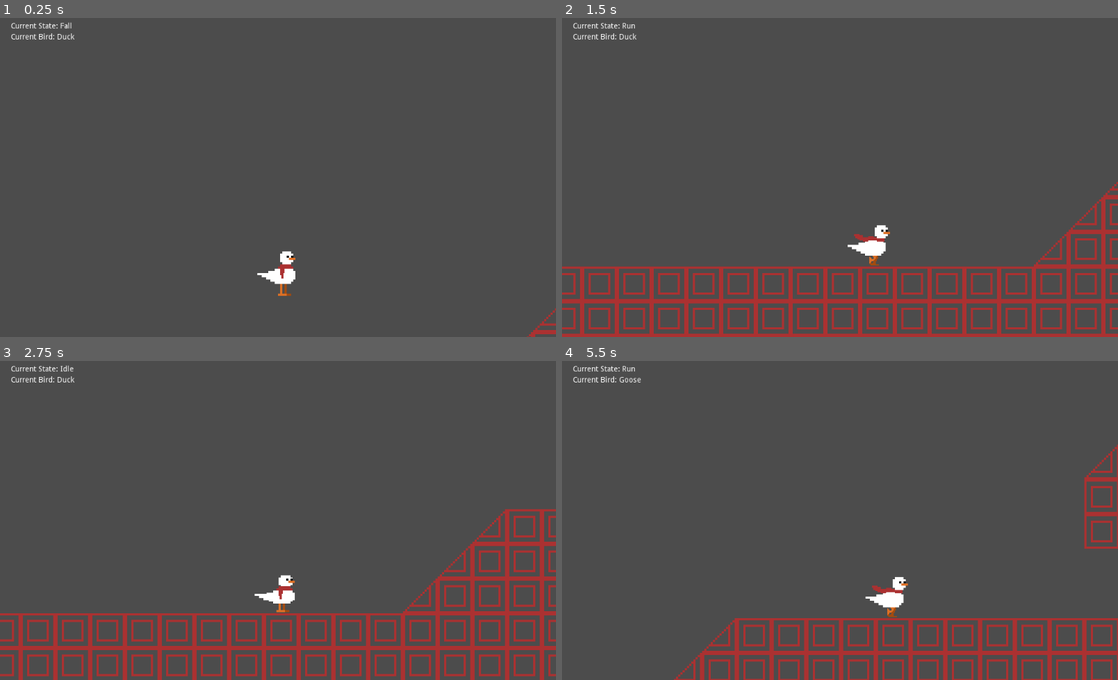
Above: before the commit, frames 1-4 (two rows, left to right).
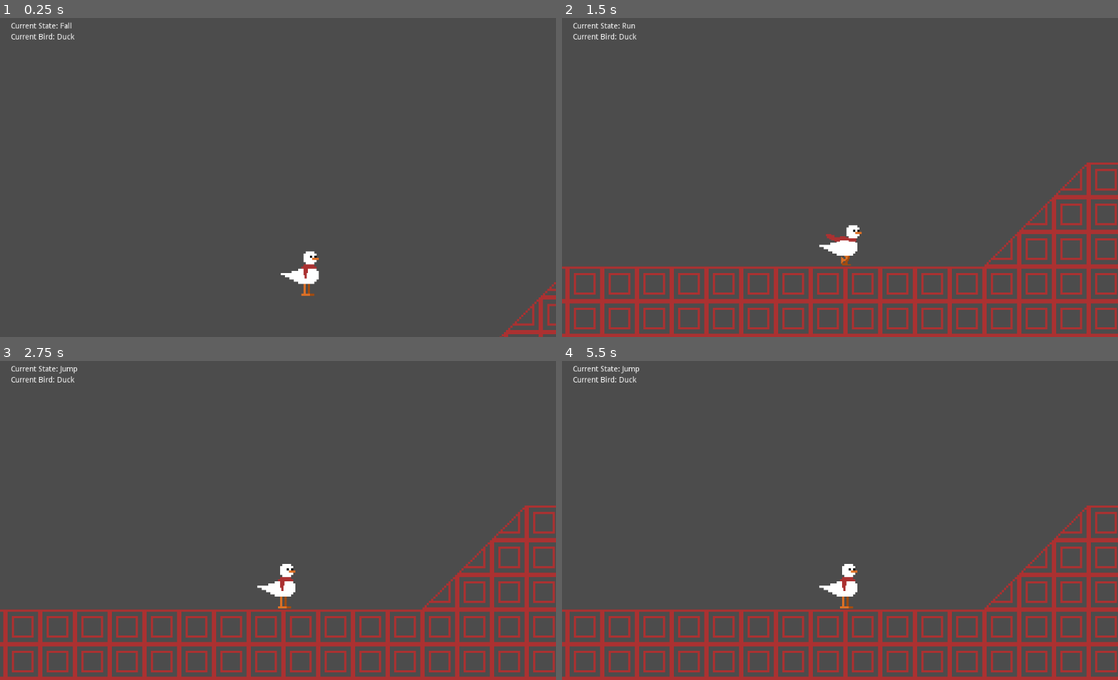
Above: after the commit, the same moments.

Repository: Zenza235/go-duck-goose
Game: Godot game, scene res://levels/MovementTest.tscn
The game is run twice, just before and just after one commit, with the same random seed, the same clock (stepped at 60 frames per second) and the same inputs. After the commit the project has no main scene; this scene is started directly in both runs.
Inputs:
- Up to frame 1 (0.25 s): no input
- Up to frame 2 (1.5 s): hold S (crouch) 0.53-1.28 s; hold D (move_right) from 0.53 s (still down); tap W (jump) at 0.77, 1.07 s; tap Alt (switch, bound only before the commit) at 0.8, 1.35 s
- Up to frame 3 (2.75 s): tap W (jump) at 1.52, 1.55, 1.82, 2.1 s; release D (move_right) at 2.03 s; hold A (move_left) from 2.03 s (still down); hold S (crouch) from 2.03 s (still down)
- Up to frame 4 (5.5 s): release A (move_left) at 2.78 s; release S (crouch) at 2.78 s; hold D (move_right) 2.78-4.28 s; tap S (crouch) at 2.85, 4.35 s; tap W (jump) at 3.02, 3.32, 3.77, 3.8, 4.07, 4.52, 4.82 s; tap Alt (switch, bound only before the commit) at 3.05 s; hold Alt (switch, bound only before the commit) 3.53-4.28 s; hold A (move_left) 4.28-5.03 s; hold D (move_right) from 5.03 s (still down); hold Alt (switch, bound only before the commit) from 5.03 s (still down)

The runs differ from the first frame. In frame 1, 1.1% of the frame differs, in the area x 46-100%, y 72-100%; in frame 2, 10%; in frame 3, 16%, in the area x 0-100%, y 1-100%; in frame 4, 14%.
Error after the commit: Invalid get index 'DIRECTION_RIGHT' (on base: 'KinematicBody2D (Player.gd)'). (res://player/states/Run.gd:26)

Commit message:
need to resolve direction issues

Diff:
--- a/levels/MovementTest.tscn
+++ b/levels/MovementTest.tscn
@@ -4,19 +4,19 @@
 [ext_resource path="res://player/Player.tscn" type="PackedScene" id=2]
 [ext_resource path="res://ui/HUD.tscn" type="PackedScene" id=3]
 
+[sub_resource type="ConvexPolygonShape2D" id=1]
+points = PoolVector2Array( 0, 0, 32, 0, 32, 32, 0, 32 )
+
 [sub_resource type="ConvexPolygonShape2D" id=2]
 points = PoolVector2Array( 0, 0, 32, 0, 32, 32, 0, 32 )
 
 [sub_resource type="ConvexPolygonShape2D" id=3]
-points = PoolVector2Array( 0, 0, 32, 0, 32, 32, 0, 32 )
+points = PoolVector2Array( 32, 32, 32, 32, 0, 32, 32, 0, 32, 32 )
 
 [sub_resource type="ConvexPolygonShape2D" id=4]
-points = PoolVector2Array( 32, 32, 32, 32, 0, 32, 32, 0, 32, 32 )
-
-[sub_resource type="ConvexPolygonShape2D" id=5]
 points = PoolVector2Array( 32, 32, 0, 32, 0, 0, 0, 0 )
 
-[sub_resource type="TileSet" id=1]
+[sub_resource type="TileSet" id=5]
 0/name = "platform_tm.png 0"
 0/texture = ExtResource( 1 )
 0/tex_offset = Vector2( 0, 0 )
@@ -67,9 +67,8 @@
 [node name="Node2D" type="Node2D"]
 
 [node name="TileMap" type="TileMap" parent="."]
-tile_set = SubResource( 1 )
+tile_set = SubResource( 5 )
 cell_size = Vector2( 32, 32 )
-show_collision = true
 format = 1
 tile_data = PoolIntArray( 65524, 0, 3, 99, 0, 3, 131060, 0, 3, 65635, 0, 3, 196596, 0, 3, 131171, 0, 3, 262132, 0, 3, 1 …(16506 unchanged characters)…
 
--- a/player/Player.gd
+++ b/player/Player.gd
@@ -4,48 +4,43 @@
 signal changed_bird(bird_name)
 
 export var init_bird := NodePath()
-
-onready var bird = get_node(init_bird)
-onready var anim_player = get_node("AnimationPlayer")
+onready var curr_bird = get_node(init_bird)
+onready var anim_player = $AnimationPlayer
 
 const GRAVITY = 2000
 
+# player movement
+var velocity := Vector2.ZERO
+
+# player attributes
 var move_spd
 var air_spd
 var jump_spd
-
 var num_jumps
 var curr_jumps
 
-var move_dir = 0
-var facing_right = true
-
-var velocity := Vector2.ZERO
-
 func _ready():
-
-
-	set_attr_to(bird)
+	switch_to(init_bird)
 	curr_jumps = num_jumps
-	emit_signal("changed_bird", bird.name)
 
 func _input(event: InputEvent) -> void:
 	if event.is_action_pressed("switch"):
-		if bird == $Duck:
+		if curr_bird == $Duck:
 			switch_to("Goose")
-		elif bird == $Goose:
+		elif curr_bird == $Goose:
 			switch_to("Duck")
 
 		if self.is_on_floor():
 			curr_jumps = num_jumps
 
+
+# stance change functions
 func switch_to(target_bird_name: String) -> void:
-	bird = get_node(target_bird_name)
-	set_attr_to(bird)
-	emit_signal("changed_bird", bird.name)
+	curr_bird = get_node(target_bird_name)
 
-func set_attr_to(b: Node) -> void:
-	self.move_spd = b.MOVE_SPEED
-	self.air_spd = b.AIR_SPEED
-	self.jump_spd = b.JUMP_SPEED
-	self.num_jumps = b.NUM_JUMPS
+	self.move_spd = curr_bird.MOVE_SPEED
+	self.air_spd = curr_bird.AIR_SPEED
+	self.jump_spd = curr_bird.JUMP_SPEED
+	self.num_jumps = curr_bird.NUM_JUMPS
+
+	emit_signal("changed_bird", curr_bird.name)
--- a/player/Player.tscn
+++ b/player/Player.tscn
@@ -112,8 +112,7 @@
 "values": [ Rect2( 128, 144, 64, 48 ), Rect2( 192, 144, 64, 48 ) ]
 }
 
-[sub_resource type="Animation" id=7]
-resource_name = "duck_run"
+[sub_resource type="Animation" id=8]
 length = 0.4
 loop = true
 tracks/0/type = "value"
@@ -158,17 +157,17 @@
 [node name="DuckSprite" type="Sprite" parent="."]
 texture = ExtResource( 1 )
 region_enabled = true
-region_rect = Rect2( 0, 16, 64, 48 )
+region_rect = Rect2( 128, 16, 64, 48 )
 
 [node name="DuckCollision" type="CollisionShape2D" parent="."]
 position = Vector2( 6, 3.5 )
-shape = SubResource( 6 )
+shape = SubResource( 1 )
 
 [node name="AnimationPlayer" type="AnimationPlayer" parent="."]
-anims/RESET = SubResource( 3 )
-anims/duck_crouch = SubResource( 4 )
-anims/duck_idle = SubResource( 5 )
-anims/duck_jump = SubResource( 9 )
-anims/duck_jumpsquat = SubResource( 8 )
-anims/duck_land = SubResource( 10 )
-anims/duck_run = SubResource( 7 )
+anims/RESET = SubResource( 2 )
+anims/duck_crouch = SubResource( 3 )
+anims/duck_idle = SubResource( 4 )
+anims/duck_jump = SubResource( 5 )
+anims/duck_jumpsquat = SubResource( 6 )
+anims/duck_land = SubResource( 7 )
+anims/duck_run = SubResource( 8 )
--- a/player/states/Fall.gd
+++ b/player/states/Fall.gd
@@ -10,7 +10,12 @@
 	var move_dir = 0
 	move_dir = Input.get_action_strength("move_right") - Input.get_action_strength("move_left")
 
-	p.velocity.x = p.air_spd * move_dir
+	if move_dir < 0:
+		p.set_direction(p.DIRECTION_LEFT)
+	elif move_dir > 0:
+		p.set_direction(p.DIRECTION_RIGHT)
+
+	p.velocity.x = p.air_spd
 	p.velocity.y += p.GRAVITY * delta
 
 	var snap_vec = p.transform.y * 8
@@ -19,7 +24,6 @@
 
 	if p.is_on_floor():
 		p.curr_jumps = p.num_jumps
-		p.anim_player.play("duck_land")
 		if move_dir == 0:
 			state_machine.transition_to("Idle")
 		else:
--- a/player/states/Idle.gd
+++ b/player/states/Idle.gd
@@ -1,10 +1,7 @@
 # idle state
 extends PlayerState
 
-var may_jump = 0.5
-
 func enter() -> void:
-	p.move_dir = 0
 	p.velocity = Vector2.ZERO
 
 func update(delta: float) -> void:
@@ -18,7 +15,7 @@
 	elif Input.is_action_just_pressed("jump"):
 		state_machine.transition_to("Jump")
 
-	elif Input.is_action_pressed("move_left") or Input.is_action_pressed("move_right"):
+	elif Input.get_action_strength("move_right") - Input.get_action_strength("move_left") != 0:
 		state_machine.transition_to("Run")
 
 	else:
--- a/player/states/Jump.gd
+++ b/player/states/Jump.gd
@@ -14,7 +14,12 @@
 	var move_dir = 0
 	move_dir = Input.get_action_strength("move_right") - Input.get_action_strength("move_left")
 
-	p.velocity.x = p.air_spd * move_dir
+	if move_dir < 0:
+		p.set_direction(p.DIRECTION_LEFT)
+	elif move_dir > 0:
+		p.set_direction(p.DIRECTION_RIGHT)
+
+	p.velocity.x = p.air_spd
 	p.velocity.y += p.GRAVITY * delta
 
 	var snap_vec = Vector2.ZERO
--- a/player/states/Run.gd
+++ b/player/states/Run.gd
@@ -20,10 +20,12 @@
 	var move_dir = 0
 	move_dir = Input.get_action_strength("move_right") - Input.get_action_strength("move_left")
 
-	if move_dir == 0:
-		state_machine.transition_to("Idle")
+	if move_dir < 0:
+		p.set_direction(p.DIRECTION_LEFT)
+	elif move_dir > 0:
+		p.set_direction(p.DIRECTION_RIGHT)
 
-	p.velocity.x = p.move_spd * move_dir
+	p.velocity.x = p.move_spd
 	p.velocity.y = p.GRAVITY * delta
 
 	var snap_vec = p.transform.y * 8
--- a/project.godot
+++ b/project.godot
@@ -39,38 +39,34 @@
 [application]
 
 config/name="go-duck-goose"
-run/main_scene="res://levels/MovementTest.tscn"
+run/main_scene="res://TestLevel.tscn"
 config/icon="res://icon.png"
 
 [input]
 
 move_left={
 "deadzone": 0.5,
-"events": [ Object(InputEventKey,"resource_local_to_scene":false,"resource_name":"","device":0,"alt":false,"shift":false,"control":false,"meta":false,"command":false,"pressed":false,"scancode":0,"physical_scancode":65,"unicode":0,"echo":false,"script":null)
-, Object(InputEventJoypadMotion,"resource_local_to_scene":false,"resource_name":"","device":-1,"axis":1,"axis_value":-1.0,"script":null)
+"events": [ Object(InputEventKey,"resource_local_to_scene":false,"resource_name":"","device":0,"alt":false,"shift":false,"control":false,"meta":false,"command":false,"pressed":false,"scancode":65,"unicode":0,"echo":false,"script":null)
  ]
 }
 move_right={
 "deadzone": 0.5,
-"events": [ Object(InputEventKey,"resource_local_to_scene":false,"resource_name":"","device":0,"alt":false,"shift":false,"control":false,"meta":false,"command":false,"pressed":false,"scancode":0,"physical_scancode":68,"unicode":0,"echo":false,"script":null)
-, Object(InputEventJoypadMotion,"resource_local_to_scene":false,"resource_name":"","device":-1,"axis":1,"axis_value":1.0,"script":null)
+"events": [ Object(InputEventKey,"resource_local_to_scene":false,"resource_name":"","device":0,"alt":false,"shift":false,"control":false,"meta":false,"command":false,"pressed":false,"scancode":68,"unicode":0,"echo":false,"script":null)
  ]
 }
 jump={
 "deadzone": 0.5,
-"events": [ Object(InputEventKey,"resource_local_to_scene":false,"resource_name":"","device":0,"alt":false,"shift":false,"control":false,"meta":false,"command":false,"pressed":false,"scancode":0,"physical_scancode":87,"unicode":0,"echo":false,"script":null)
-, Object(InputEventJoypadButton,"resource_local_to_scene":false,"resource_name":"","device":-1,"button_index":13,"pressure":0.0,"pressed":false,"script":null)
+"events": [ Object(InputEventKey,"resource_local_to_scene":false,"resource_name":"","device":0,"alt":false,"shift":false,"control":false,"meta":false,"command":false,"pressed":false,"scancode":87,"unicode":0,"echo":false,"script":null)
+ ]
+}
+crouch={
+"deadzone": 0.5,
+"events": [ Object(InputEventKey,"resource_local_to_scene":false,"resource_name":"","device":0,"alt":false,"shift":false,"control":false,"meta":false,"command":false,"pressed":false,"scancode":83,"unicode":0,"echo":false,"script":null)
  ]
 }
 switch={
 "deadzone": 0.5,
-"events": [ Object(InputEventKey,"resource_local_to_scene":false,"resource_name":"","device":0,"alt":false,"shift":false,"control":false,"meta":false,"command":false,"pressed":false,"scancode":0,"physical_scancode":16777240,"unicode":0,"echo":false,"script":null)
-, Object(InputEventJoypadButton,"resource_local_to_scene":false,"resource_name":"","device":-1,"button_index":14,"pressure":0.0,"pressed":false,"script":null)
- ]
-}
-crouch={
-"deadzone": 0.5,
-"events": [ Object(InputEventKey,"resource_local_to_scene":false,"resource_name":"","device":0,"alt":false,"shift":false,"control":false,"meta":false,"command":false,"pressed":false,"scancode":0,"physical_scancode":83,"unicode":0,"echo":false,"script":null)
+"events": [ Object(InputEventKey,"resource_local_to_scene":false,"resource_name":"","device":0,"alt":false,"shift":false,"control":false,"meta":false,"command":false,"pressed":false,"scancode":16777239,"unicode":0,"echo":false,"script":null)
  ]
 }
 
Not shown, changed: assets/duck/duck.png.import
Not shown, changed: assets/duck/duck_spritesheet.png.import
Not shown, changed: assets/platform_tm.png.import
Not shown: 2 places in levels/MovementTest.tscn that only renumber resources
Not shown: 6 places in player/Player.tscn that only renumber resources
